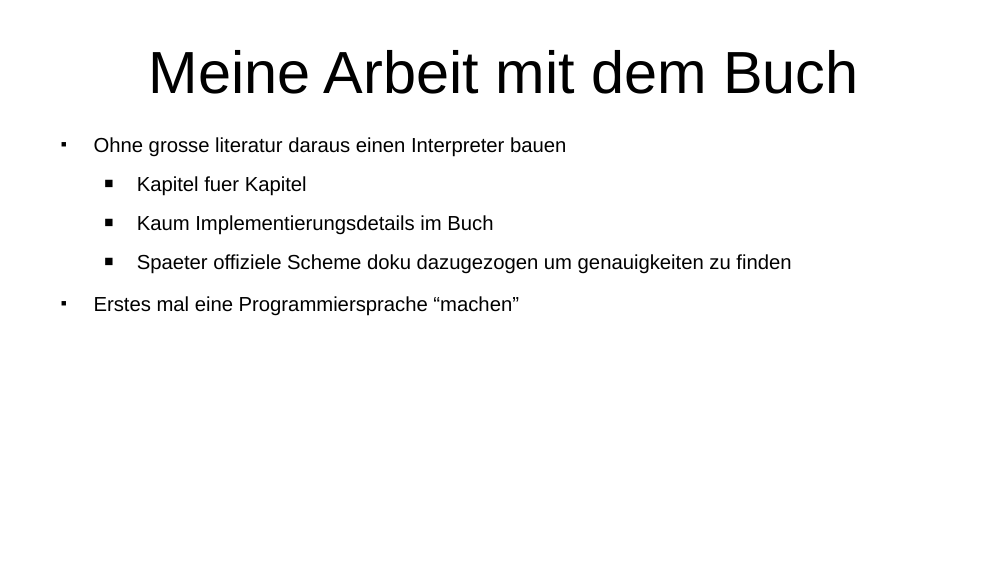
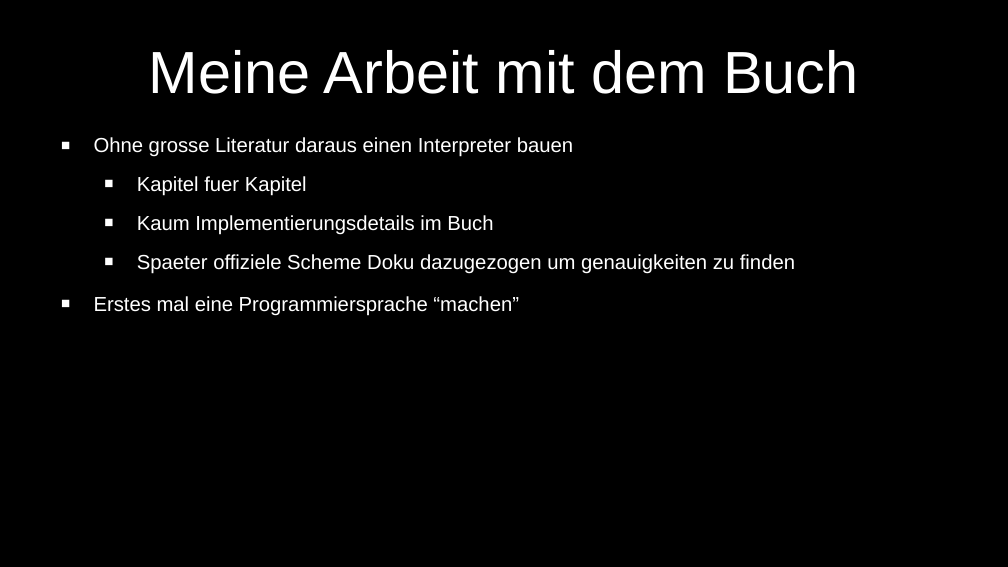
Before and after one commit to Iquiji/little-schemer-talk, a slide deck: slide 9 of Talk Engineering Day 2-6-2022.odp. Drawn at 1008x567 pixels with LibreOffice and Linux fonts; fonts in the diff are those of the drawing. Boxes give left, top, right and bottom in pixels: in the first picture for what was removed or moved away, otherwise in the second. Text is boxed around its words. In the diff, an @@ line names an element or a change of style, - is before the commit and + after.

```diff
--- a/Talk Engineering Day 2-6-2022.odp
+++ b/Talk Engineering Day 2-6-2022.odp
@@ background #FFFFFF to #000000 @@
@@ title "Meine Arbeit mit dem Buch" at [149, 50, 858, 94]: text colour #000000 to #FFFFFF @@
@@ text at [94, 137, 573, 157]: text changed; text colour #000000 to #FFFFFF @@
-■ Ohne grosse literatur daraus einen Interpreter bauen
+■ Ohne grosse Literatur daraus einen Interpreter bauen
@@ text at [94, 176, 519, 316]: text colour #000000 to #FFFFFF in "Kapitel fuer Kapitel", "Kaum Implementierungsdetails im Buch", "Erstes mal eine Programmiersprache “machen”"; bullet colour #000000 to #FFFFFF @@
@@ text at [137, 254, 795, 274]: text changed; text colour #000000 to #FFFFFF @@
-  ■ Spaeter offiziele Scheme doku dazugezogen um genauigkeiten zu finden
+  ■ Spaeter offiziele Scheme Doku dazugezogen um genauigkeiten zu finden
```
Also in this commit, not shown: 14 other slides changed, 11 slides added, 2 slides removed.
